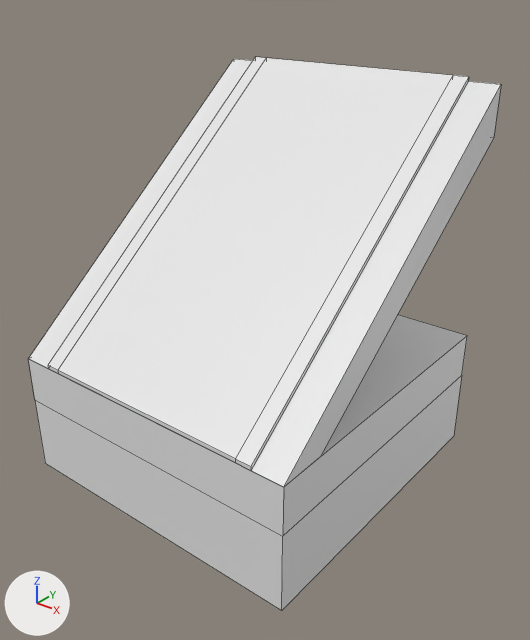
Renders of the FBX model Road_Ramp.fbx from each side of a commit.
Both versions are drawn from a camera (50 mm lens) standing at (2.66, -3.22, 3.01) and looking at (0.13, -0.05, 1.05). Lighting does not change. The marker at lower left points along +X, +Y and +Z. Mesh edges are drawn as thin lines. Materials are left out; every surface is plain grey. Where no turn or scale is listed for an object, it has been applied to the vertices.

Names of what the first picture shows: 'Base.008', 'Pavement.008', 'Tunnel Base.002'.
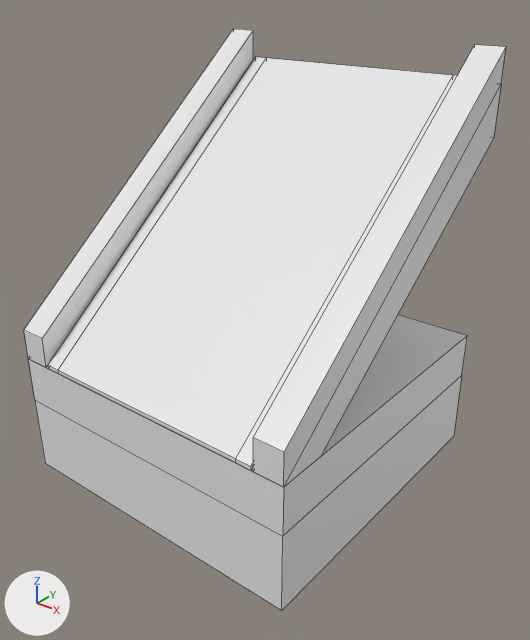
Changed parts and their boxes (x1, y1, x2, y2) in the pictures (530 x 640 px):
'Tunnel Base.011', added
    after: (24, 29, 506, 487)
'Tunnel Base.002', unchanged, covered by the edit
    before: (28, 59, 501, 487)
    after: (47, 85, 501, 486)

The change, as a list of edits to the scene's bpy script:
```text
Add me_tunnel_base_007:
    me_tunnel_base_007.from_pydata([(-1.0, -1.0, 0.8), (0.82, -1.0, 0.8), (1.0, -1.0, 0.8), (-1.0, 1.0, 2.6), (1.0, -1.0, 1.0), (-0.82, -1.0, 0.8), (-0.82, 1.0, 2.4), (-0.82, -1.0, 1.0), (-0.82, 1.0, 2.6), (1.0, 1.0, 2.4), (1.0, 1.0, 2.6), (0.82, 1.0, 2.4), (0.82, -1.0, 1.0), (0.82, 1.0, 2.6), (-1.0, 1.0, 2.4), (-1.0, -1.0, 1.0)], [], [(5, 7, 15, 0), (11, 1, 12, 13), (15, 7, 8, 3), (12, 1, 2, 4), (8, 6, 14, 3), (14, 0, 15, 3), (9, 10, 4, 2), (10, 13, 12, 4), (9, 11, 13, 10), (5, 6, 8, 7)])
Add ob_tunnel_base_011:
    ob_tunnel_base_011 = bpy.data.objects.new('Tunnel Base.011', me_tunnel_base_007)
    ob_tunnel_base_011.location = (0.0, 0.0, 0.0)
```
